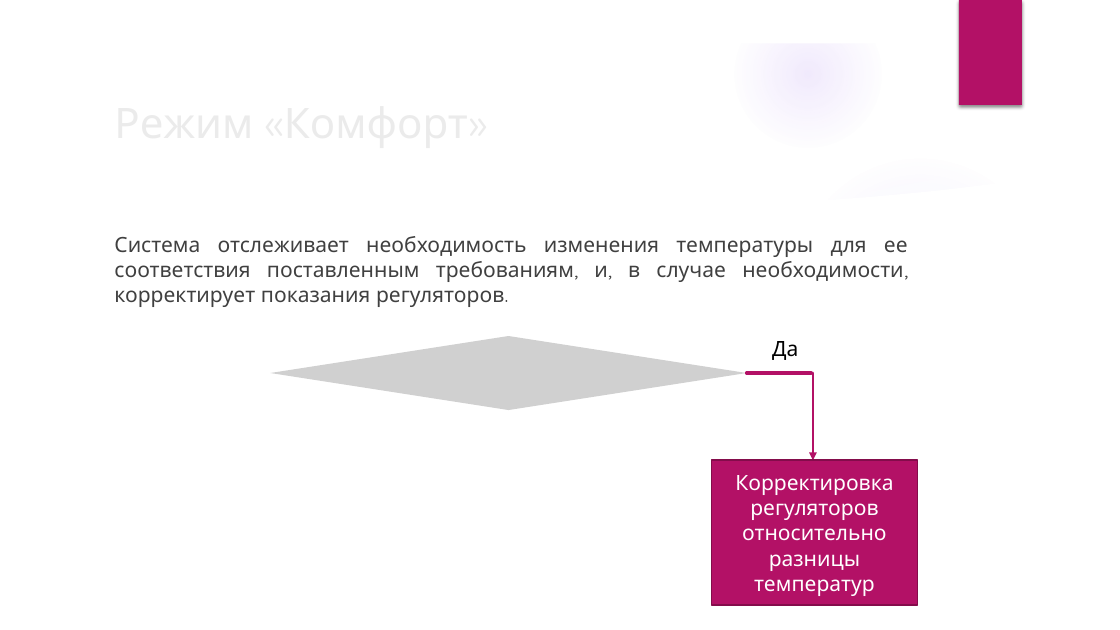
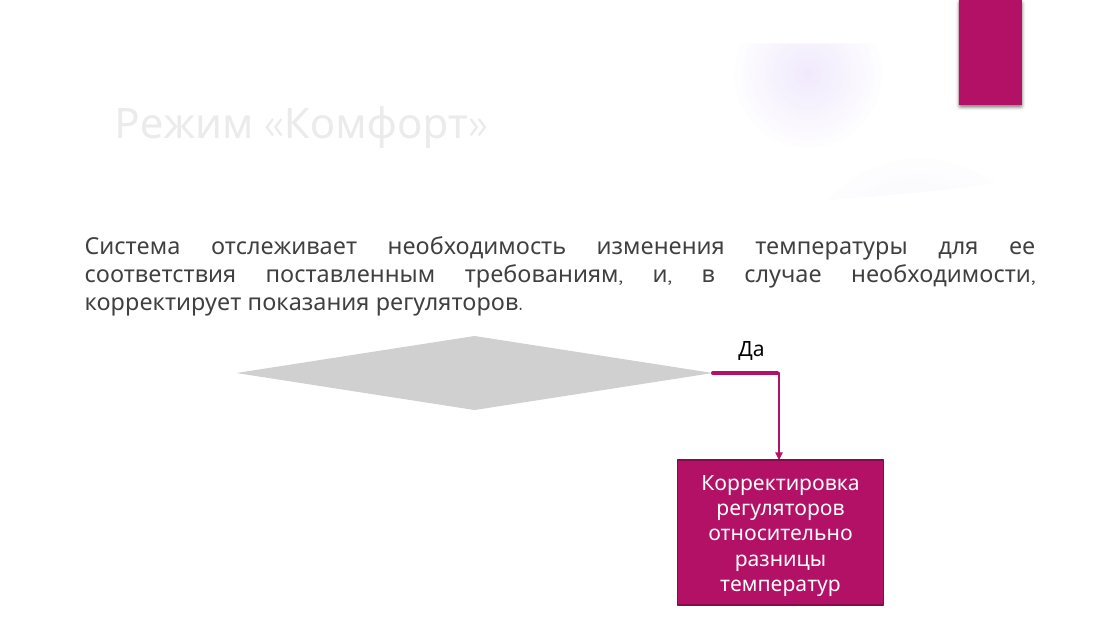
Before and after one commit to Corvin71/neuro-hack, a slide deck: slide 8 of present.pptx. Drawn at 1120x630 pixels with LibreOffice and Linux fonts; fonts in the diff are those of the drawing; grey boxes stand for pictures; background and template pictures are left out. Boxes give left, top, right and bottom in pixels: in the first picture for what was removed or moved away, otherwise in the second. Text is boxed around its words. In the diff, an @@ line names an element or a change of style, - is before the commit and + after.

```diff
--- a/present.pptx
+++ b/present.pptx
@@ text "Система отслеживает необходимость изменения температуры ...": place and size @@
-text "Система отслеживает необходимость изменения температуры ..." at box(114, 236, 908, 307)
+text "Система отслеживает необходимость изменения температуры ..." at box(85, 236, 1035, 316)
@@ text "Система отслеживает необходимость изменения температуры ..." at box(85, 236, 1035, 316): size 18 to 20 pt @@
@@ 1 picture, 1 text, 1 rectangle, 1 arrow, 1 line: place and size @@
-1 picture, 1 text, 1 rectangle, 1 arrow, 1 line at box(271, 336, 918, 605)
+1 picture, 1 text, 1 rectangle, 1 arrow, 1 line at box(236, 336, 884, 605)
```
Also in this commit, not shown: 11 other slides changed, 2 slides added, 1 slide removed, 2 other files.
